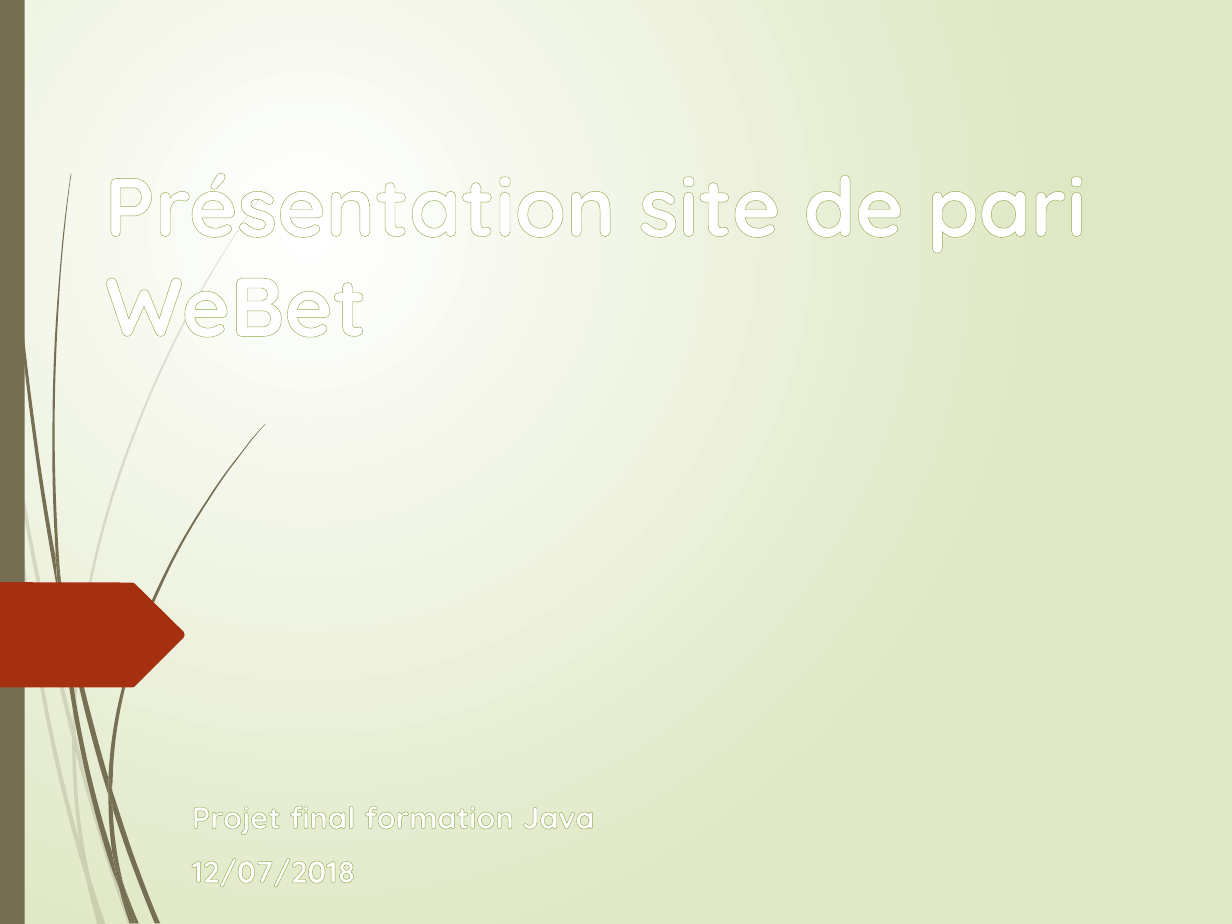
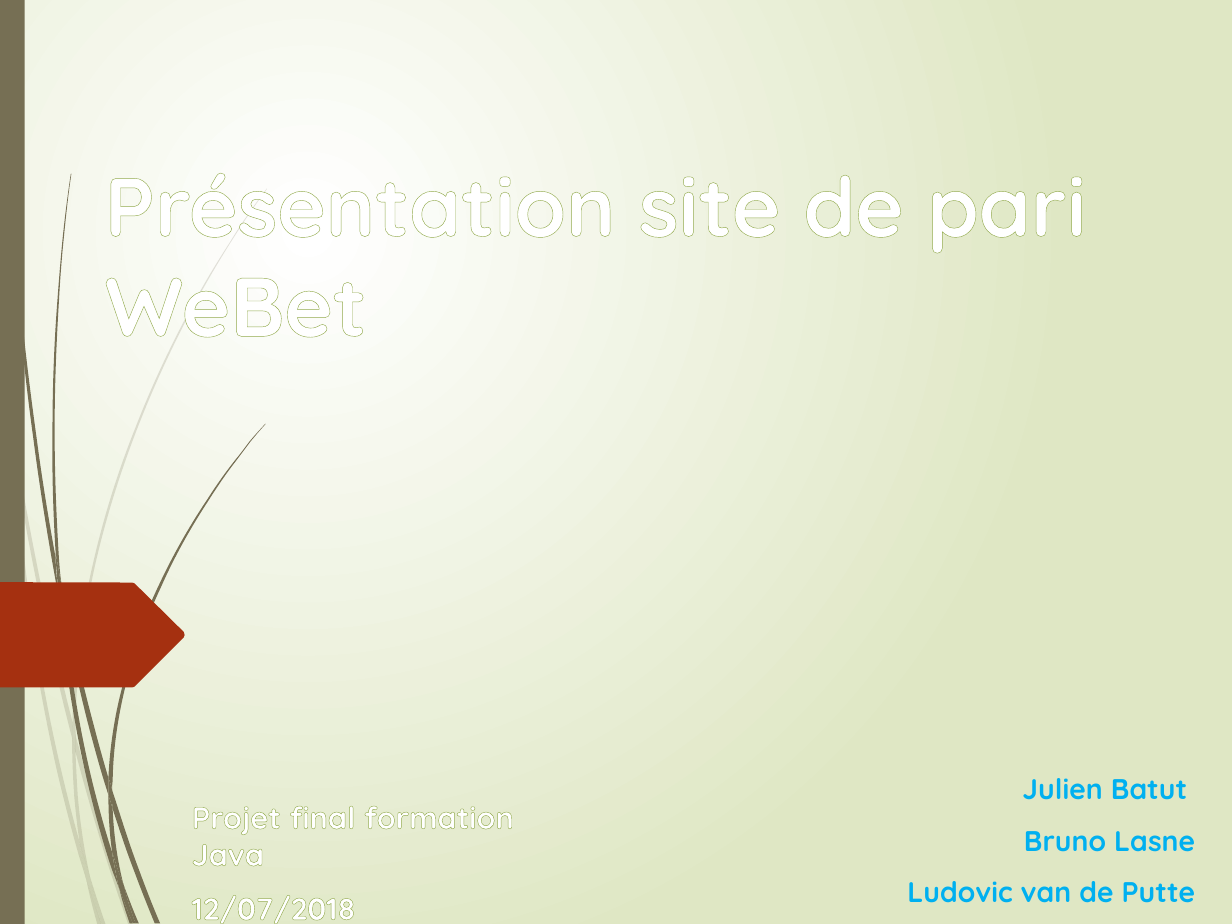
Before and after one commit to LudoRoot/WeBet_JBL, a slide deck: slide 1 of Présentation/Présentation WeBet_JBL.pptx. Drawn at 1232x924 pixels with LibreOffice and Linux fonts; fonts in the diff are those of the drawing; background and template pictures are left out. Boxes give left, top, right and bottom in pixels: in the first picture for what was removed or moved away, otherwise in the second. Text is boxed around its words. In the diff, an @@ line names an element or a change of style, - is before the commit and + after.

```diff
--- a/Présentation/Présentation WeBet_JBL.pptx
+++ b/Présentation/Présentation WeBet_JBL.pptx
@@ text added at (907,778,1196,903), 16.6 pt, text #00B0F0, bold @@
+Julien Batut
+Bruno Lasne
+Ludovic van de Putte
@@ subtitle "Projet final formation Java" rewrapped from (192,806,594,887) to (192,806,514,924) @@
```
Also in this commit, not shown: 4 other slides changed, 5 slides added, 1 slide removed.
